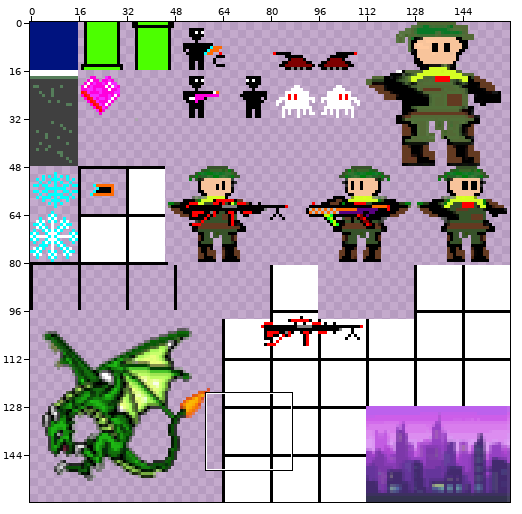
File history of a sprite sheet, MiraiNiTaishite/res/spritesheet.png. Above: a wide view before the commit, with the close-up outlined.
Close-up. Before the commit:
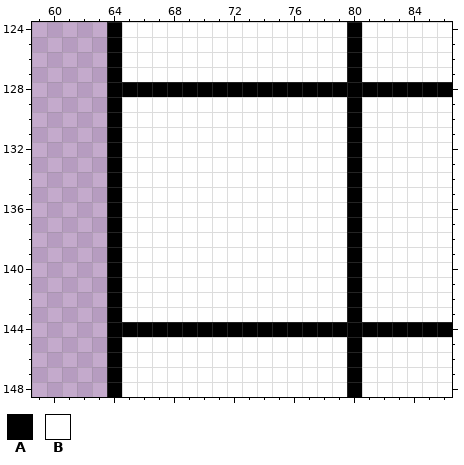
The file is 160x160 pixels. Colours within 5 levels of each other are drawn and written as one. Shown: x 59..86, y 124..148.
Palette (. is transparent): A #000000  B #ffffff
Pixels before, first column x 64:
124 ABBBBBBBBBBBBBBBABBBBBB
125 ABBBBBBBBBBBBBBBABBBBBB
126 ABBBBBBBBBBBBBBBABBBBBB
127 ABBBBBBBBBBBBBBBABBBBBB
128 AAAAAAAAAAAAAAAAAAAAAAA
129 ABBBBBBBBBBBBBBBABBBBBB
130 ABBBBBBBBBBBBBBBABBBBBB
131 ABBBBBBBBBBBBBBBABBBBBB
132 ABBBBBBBBBBBBBBBABBBBBB
133 ABBBBBBBBBBBBBBBABBBBBB
134 ABBBBBBBBBBBBBBBABBBBBB
135 ABBBBBBBBBBBBBBBABBBBBB
136 ABBBBBBBBBBBBBBBABBBBBB
137 ABBBBBBBBBBBBBBBABBBBBB
138 ABBBBBBBBBBBBBBBABBBBBB
139 ABBBBBBBBBBBBBBBABBBBBB
140 ABBBBBBBBBBBBBBBABBBBBB
141 ABBBBBBBBBBBBBBBABBBBBB
142 ABBBBBBBBBBBBBBBABBBBBB
143 ABBBBBBBBBBBBBBBABBBBBB
144 AAAAAAAAAAAAAAAAAAAAAAA
145 ABBBBBBBBBBBBBBBABBBBBB
146 ABBBBBBBBBBBBBBBABBBBBB
147 ABBBBBBBBBBBBBBBABBBBBB
148 ABBBBBBBBBBBBBBBABBBBBB
The result:
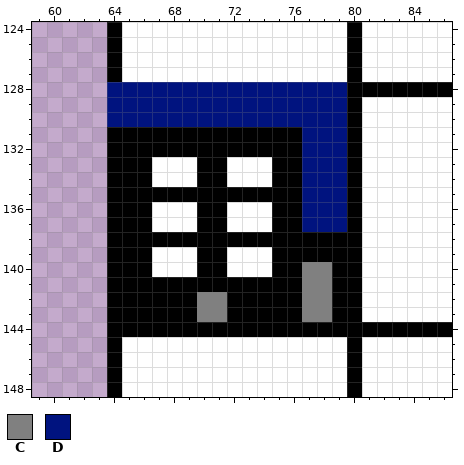
Colours new in this view: C #808080  D #00137f
Change:
Colour B gives way to colour A in rows 131 to 132 at x 65 to 76; in rows 133 to 134 at x 65 to 66, 70 to 71 and 75 to 76; in row 135 at x 65 to 76; in rows 136 to 137 at x 65 to 66, 70 to 71 and 75 to 76; in row 138 at x 65 to 79; in row 139 at x 65 to 66, 70 to 71 and 75 to 79.
Colour B gives way to colour A in row 140 at x 65 to 66, 70 to 71, 75 to 76 and 79; in row 141 at x 65 to 76 and 79; in rows 142 to 143 at x 65 to 69, 72 to 76 and 79.
Colour B gives way to colour C in rows 140 to 141 at x 77 to 78; in rows 142 to 143 at x 70 to 71 and 77 to 78.
Colour A gives way to colour D in row 128 at x 64 to 79; in rows 129 to 130 at x 64.
Colour B gives way to colour D in rows 129 to 130 at x 65 to 79; in rows 131 to 137 at x 77 to 79.
